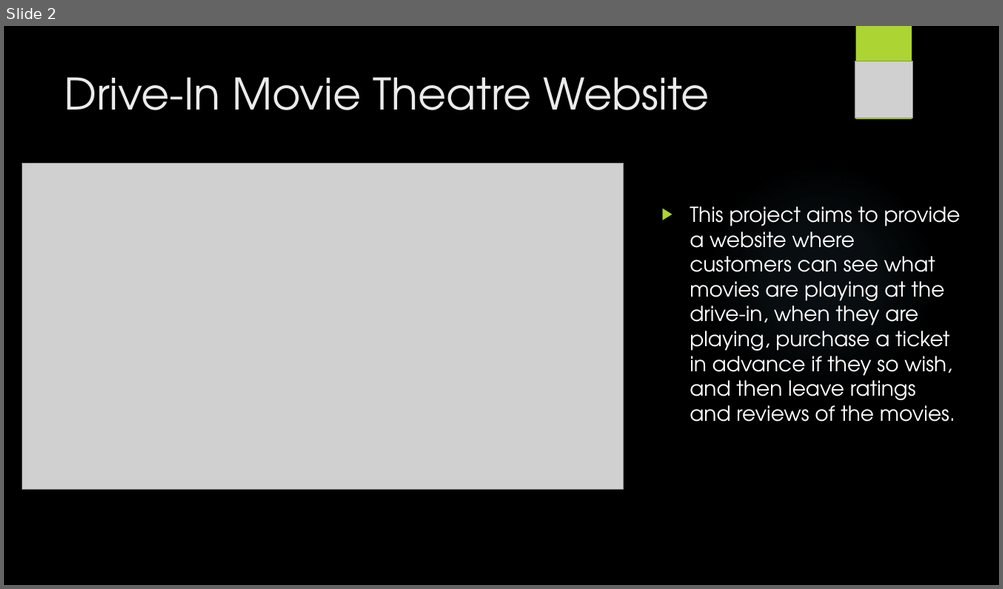
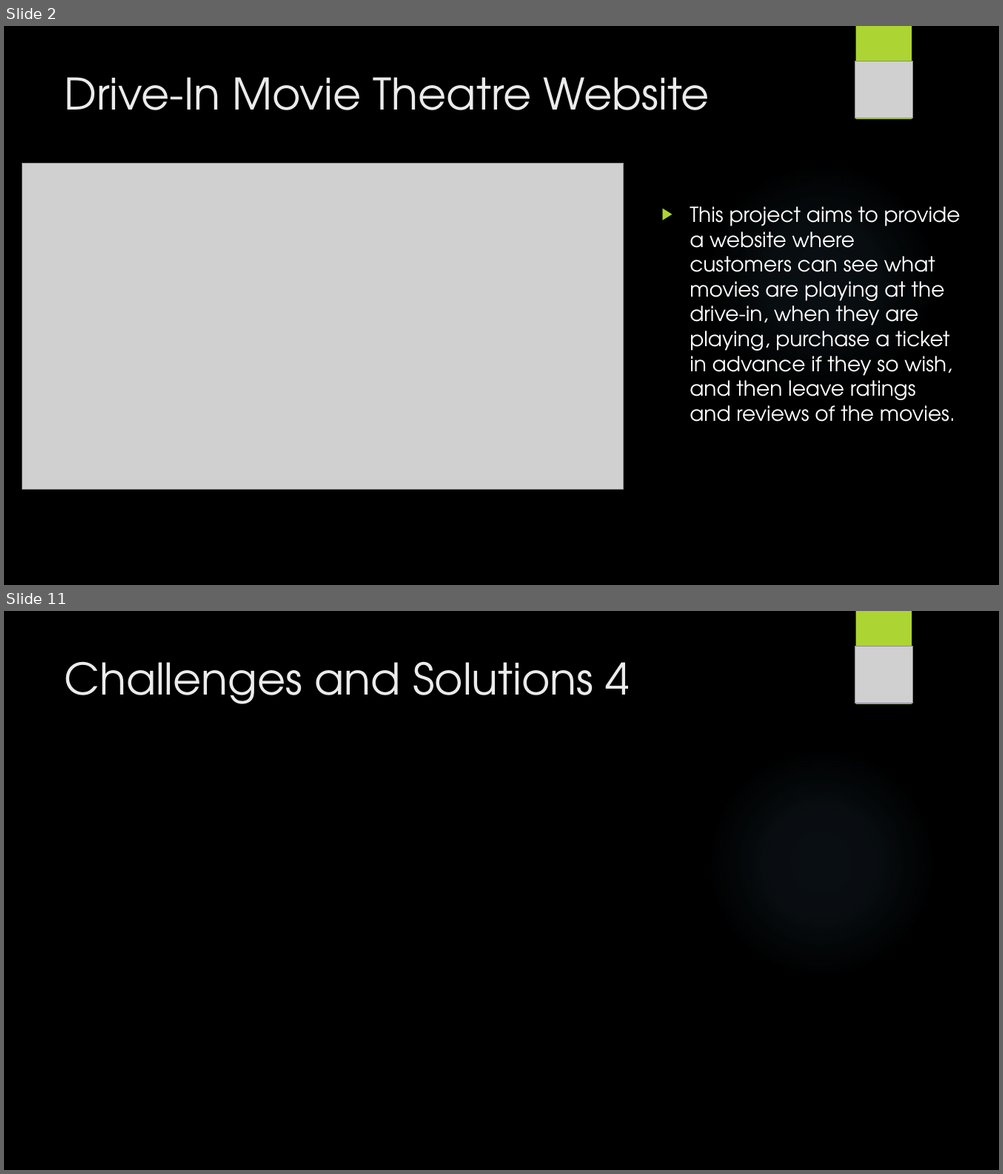
Before and after one commit to vladapple/MoonriseMovies, a slide deck: Files/MoonriseMoviesPresentation.pptx. Shown one above the other, each under a label of ours: slide 2 before the commit, slides 2 and 11 after it; the slides between them are not shown. The pictures are 1003x589 and 1003x1174 pixels, drawn with LibreOffice and Linux fonts; fonts in the diff are those of the drawing; grey boxes stand for pictures; background and template pictures are left out. Boxes give left, top, right and bottom in pixels: in the first picture for what was removed or moved away, otherwise in the second. Text is boxed around its words. In the diff, an @@ line names an element or a change of style, - is before the commit and + after.

```diff
--- a/Files/MoonriseMoviesPresentation.pptx
+++ b/Files/MoonriseMoviesPresentation.pptx
@@ slide 11 added at (x1=4, y1=611, x2=999, y2=1170), background picture (left out); not listed: 2 template elements that a slide beside it also shows @@
@@ picture added at (x1=854, y1=646, x2=912, y2=703) @@
@@ title added at (x1=64, y1=661, x2=630, y2=704), 42 pt, text #EBEBEB @@
+Challenges and Solutions 4
```
Also in this commit, not shown: 2 slides changed, 12 other slides added, 6 slides removed.
